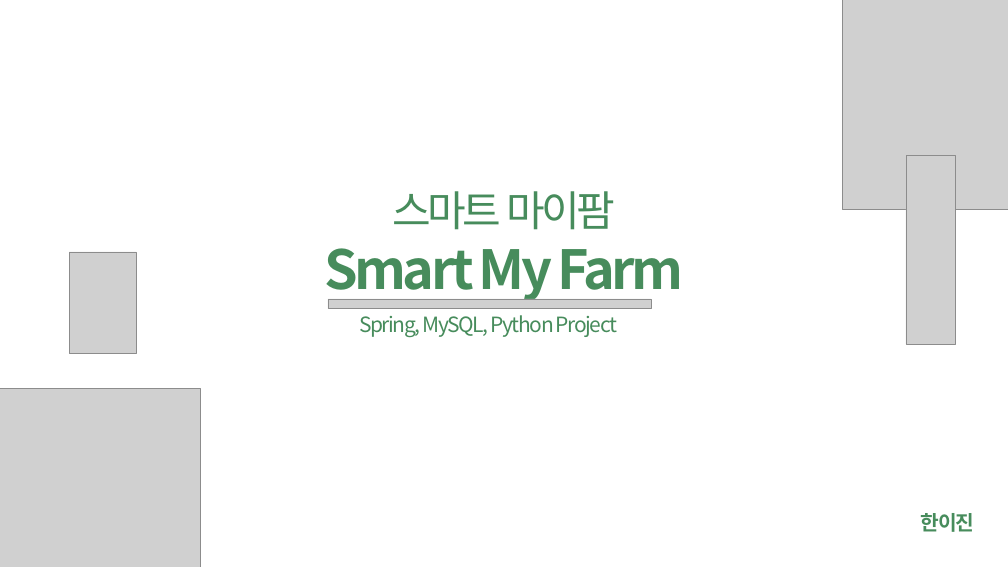
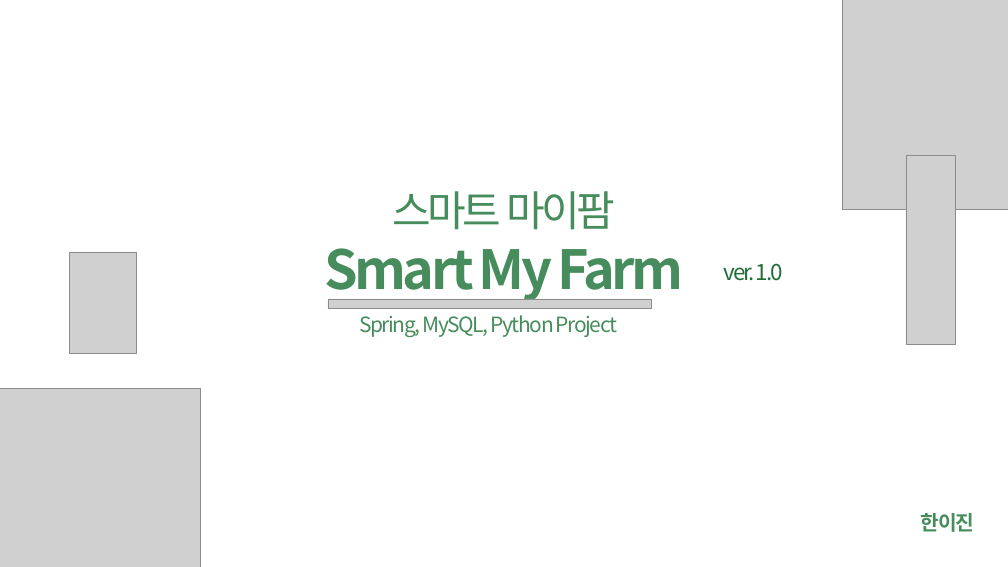
Before and after one commit to hanYijin/portfolio_2021, a slide deck: slide 1 of smartForm.pptx. Drawn at 1008x567 pixels with LibreOffice and Linux fonts; fonts in the diff are those of the drawing; grey boxes stand for pictures. Boxes give left, top, right and bottom in pixels: in the first picture for what was removed or moved away, otherwise in the second. Text is boxed around its words. In the diff, an @@ line names an element or a change of style, - is before the commit and + after.

```diff
--- a/smartForm.pptx
+++ b/smartForm.pptx
@@ text added at [724, 263, 783, 281], 32 pt, text #206D38 @@
+ver. 1.0
```
Also in this commit, not shown: 8 other slides changed, 6 slides added, 4 slides removed, 3 other files.
